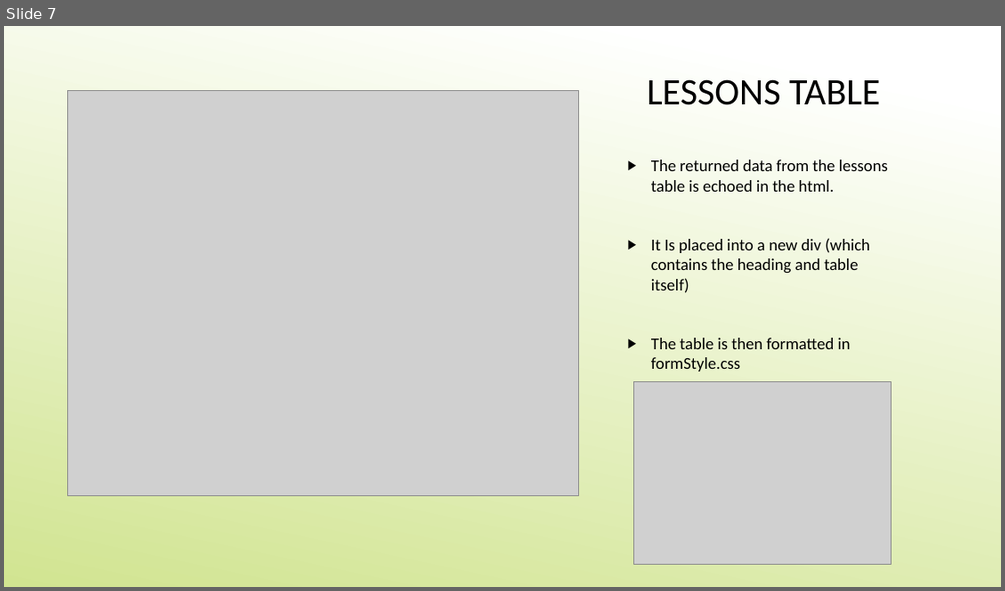
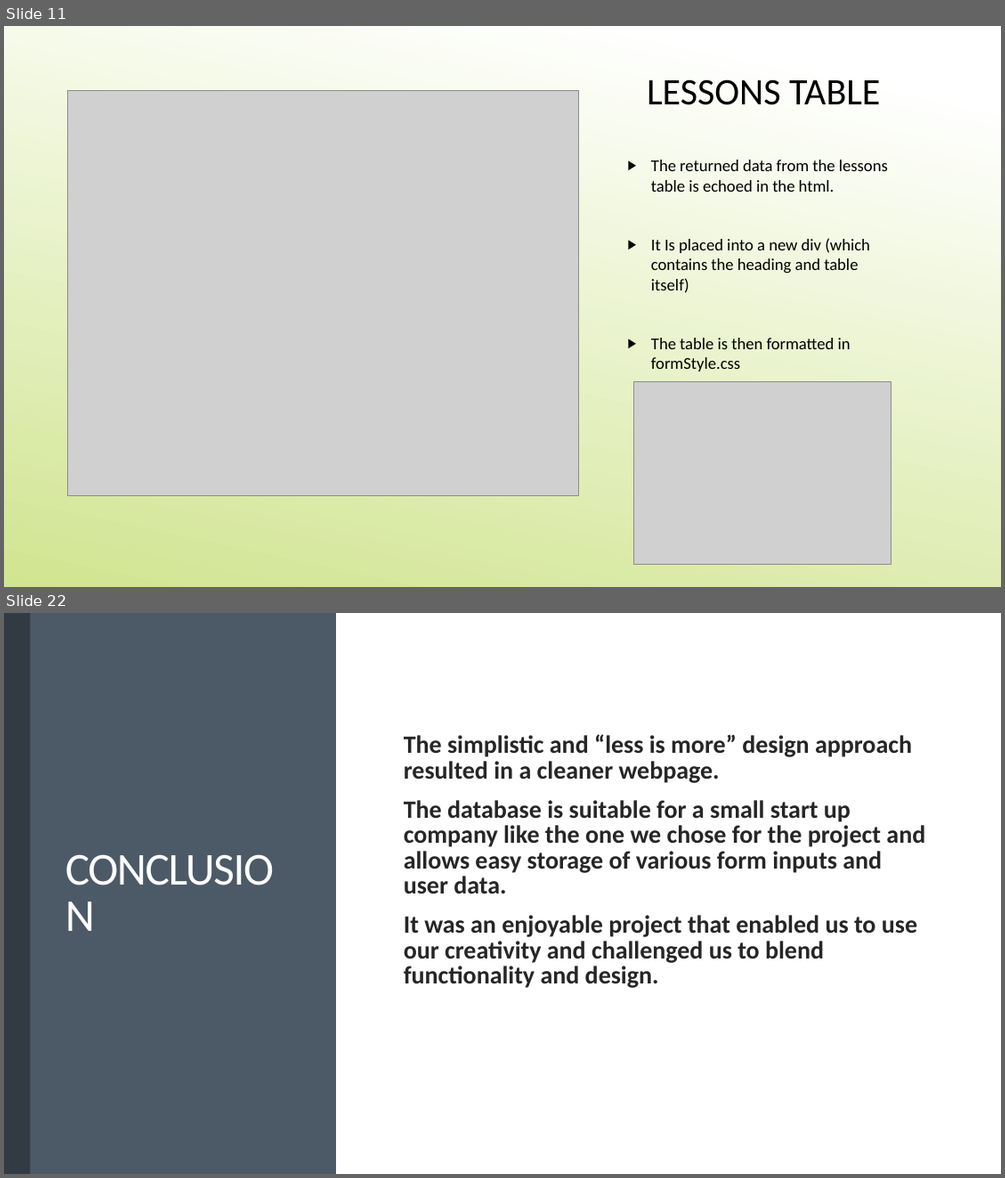
Before and after one commit to MikeVriesema/ProgrammingPal, a slide deck: ET4132_ProgrammingPal_PowerPoint.pptx. Shown one above the other, each under a label of ours: slide 7 before the commit, slides 11 and 22 after it; the slides between them are not shown. The pictures are 1005x591 and 1005x1178 pixels, drawn with LibreOffice and Linux fonts; fonts in the diff are those of the drawing; grey boxes stand for pictures. Boxes give left, top, right and bottom in pixels: in the first picture for what was removed or moved away, otherwise in the second. Text is boxed around its words. In the diff, an @@ line names an element or a change of style, - is before the commit and + after.

```diff
--- a/ET4132_ProgrammingPal_PowerPoint.pptx
+++ b/ET4132_ProgrammingPal_PowerPoint.pptx
@@ slide 22 added at [4,613,1001,1174], background #FFFFFF @@
@@ rectangle added at [4,613,336,1174], fill #4C5867 @@
@@ rectangle added at [4,613,30,1174], fill #333B44 @@
@@ title added at [57,695,308,1094], 44 pt, text #FFFFFF @@
+CONCLUSION
@@ text added at [404,734,925,988], 24 pt, text #262626, bold @@
+  The simplistic and “less is more” design approach resulted in a cleaner webpage.
+  The database is suitable for a small start up company like the one we chose for the project and allows easy storage of various form inputs and user data.
+  It was an enjoyable project that enabled us to use our creativity and challenged us to blend functionality and design.
@@ what was slide 7 is now slide 11 @@
```
Also in this commit, not shown: 6 slides changed, 14 other slides added, 2 slides removed, 1 other file.
